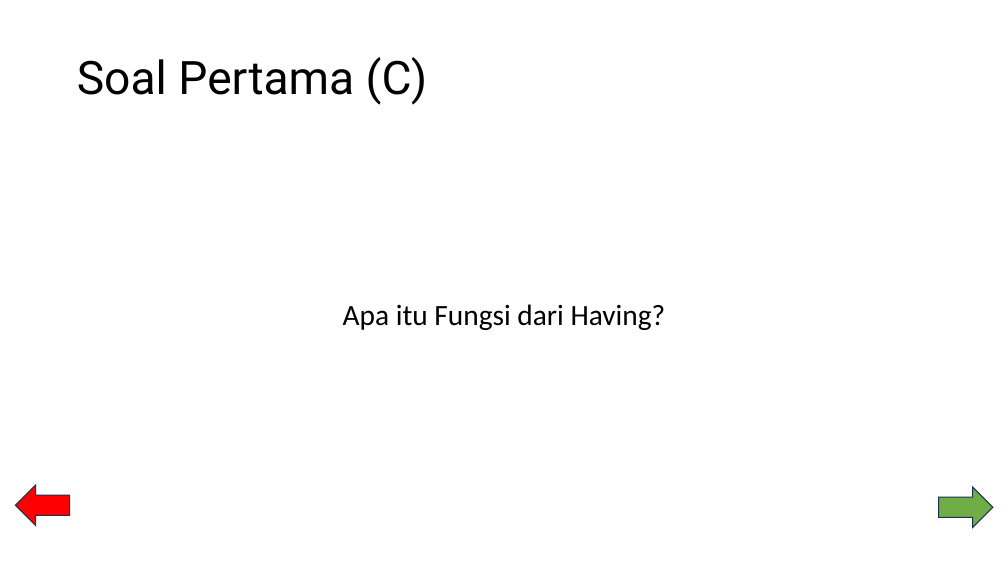
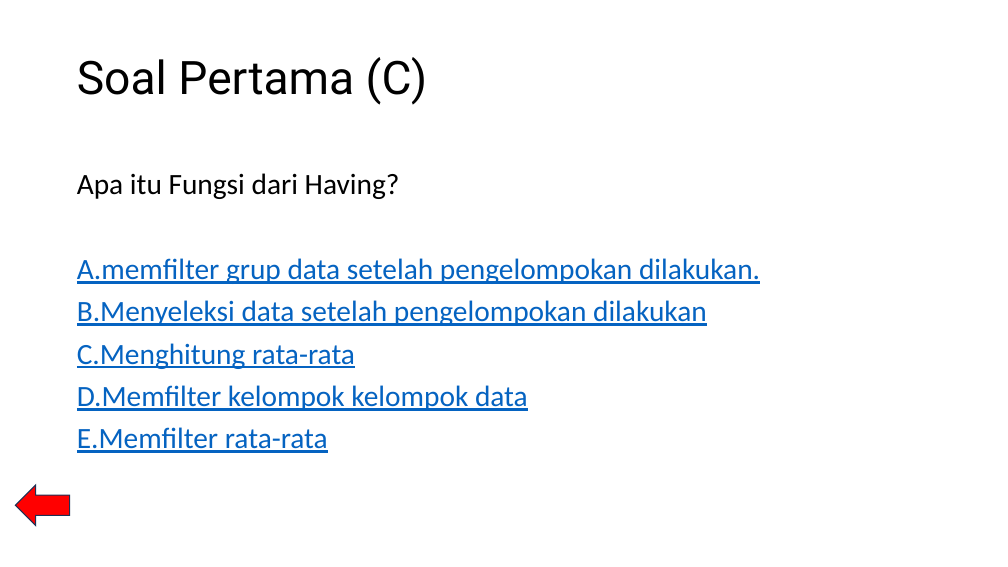
Before and after one commit to clementhermawan/BASIS-DATA, a slide deck: slide 36 of PermainanTikTakTu.pptx (slide 27 before the commit). Drawn at 1008x567 pixels with LibreOffice and Linux fonts; fonts in the diff are those of the drawing. Boxes give left, top, right and bottom in pixels: in the first picture for what was removed or moved away, otherwise in the second. Text is boxed around its words. In the diff, an @@ line names an element or a change of style, - is before the commit and + after.

```diff
--- a/PermainanTikTakTu.pptx
+++ b/PermainanTikTakTu.pptx
@@ text at <box>77,173,400,199</box>: alignment centre to left @@
@@ text at <box>77,258,760,453</box>: paragraphs added @@
+A.memfilter grup data setelah pengelompokan dilakukan.
+B.Menyeleksi data setelah pengelompokan dilakukan
+C.Menghitung rata-rata
+D.Memfilter kelompok kelompok data
+E.Memfilter rata-rata
@@ right arrow removed at <box>939,487,994,528</box> @@
```
Also in this commit, not shown: 16 other slides changed, 9 slides added.
